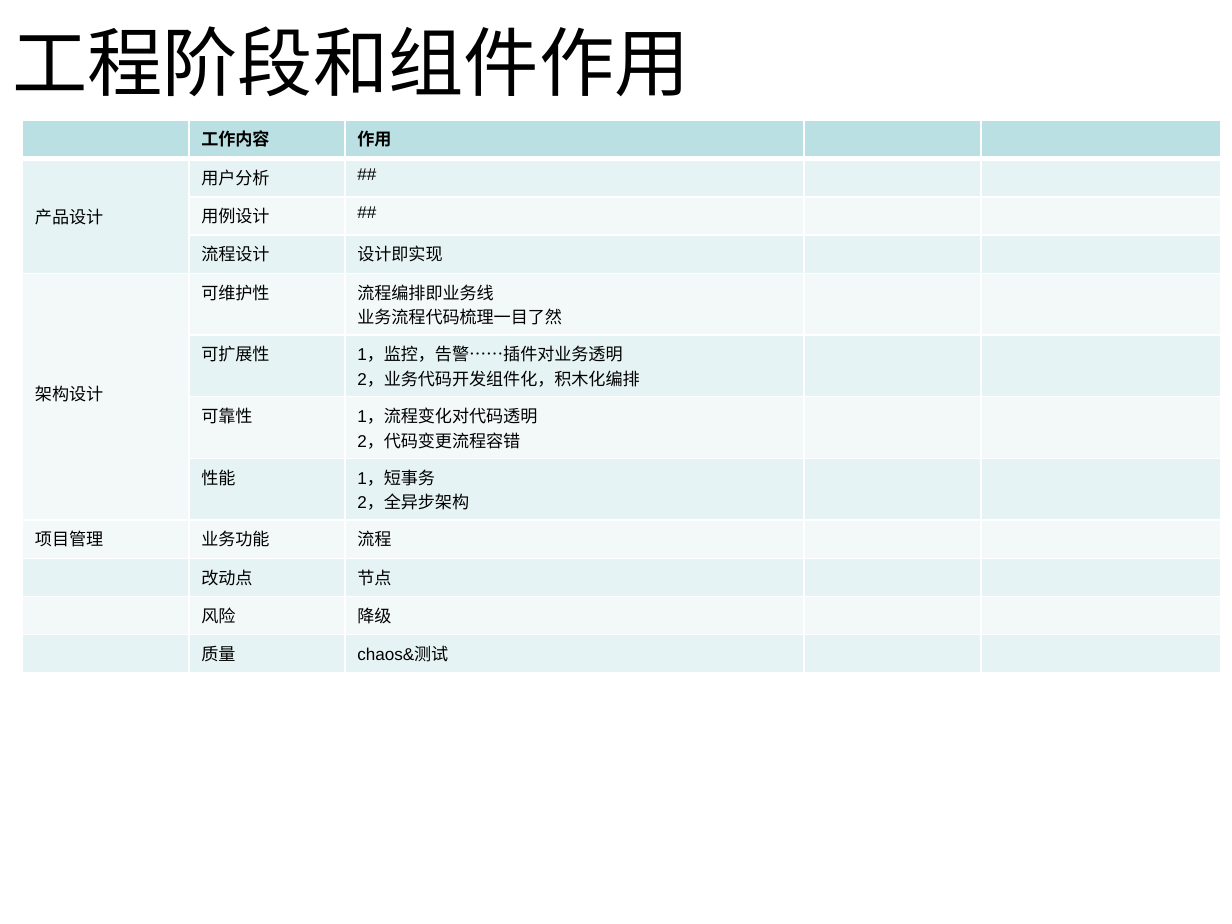
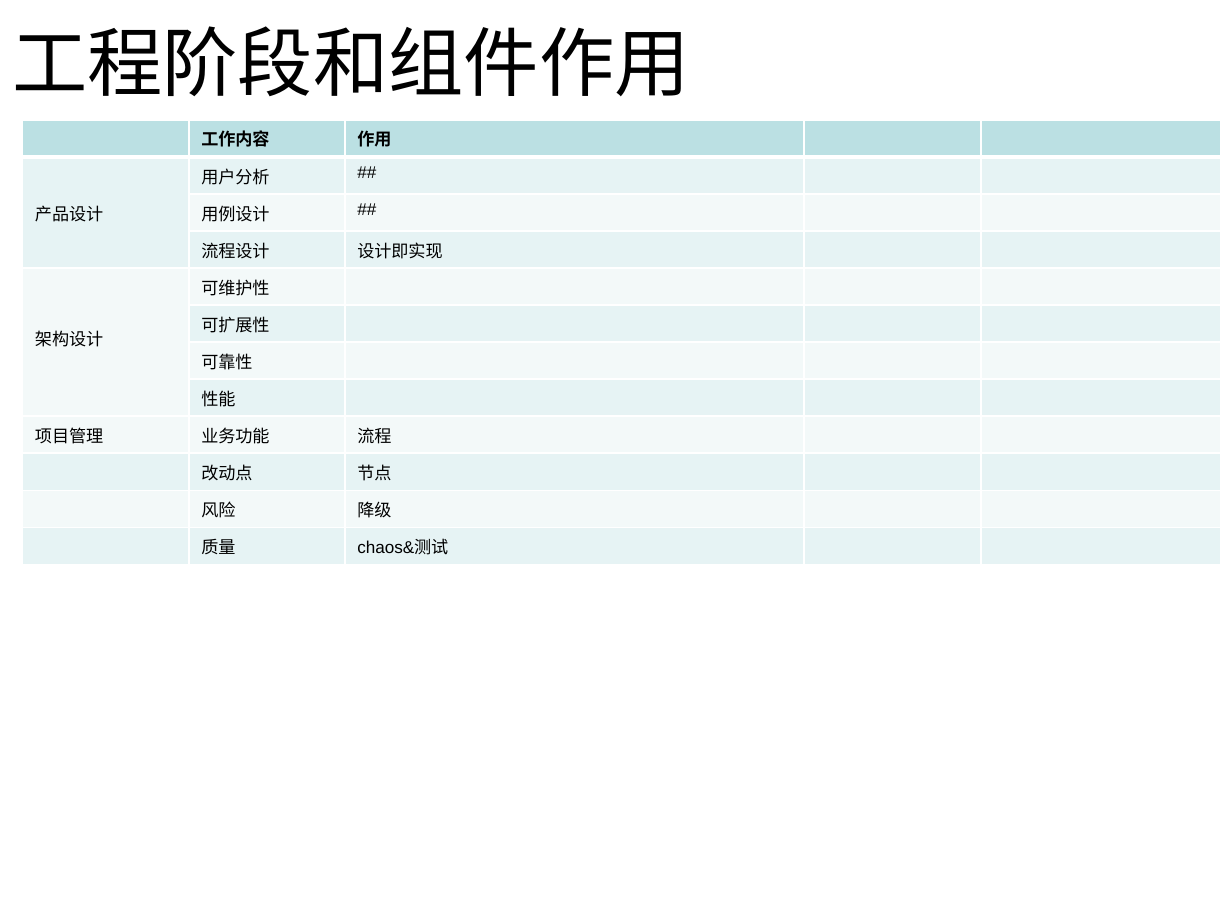
Before and after one commit to mmbbdddd/process-control, a slide deck: slide 4 of doc/流程编排组件说明.pptx. Drawn at 1232x924 pixels with LibreOffice and Linux fonts; fonts in the diff are those of the drawing. Boxes give left, top, right and bottom in pixels: in the first picture for what was removed or moved away, otherwise in the second. Text is boxed around its words. In the diff, an @@ line names an element or a change of style, - is before the commit and + after.

Commit message:
补充ppt

```diff
--- a/doc/流程编排组件说明.pptx
+++ b/doc/流程编排组件说明.pptx
@@ table at bbox=[22, 120, 1220, 559] @@
-row 5, column 3: 流程编排即业务线 / 业务流程代码梳理一目了然
+row 5, column 3: 
-row 6, column 3: 1，监控，告警……插件对业务透明 / 2，业务代码开发组件化，积木化编排
+row 6, column 3: 
-row 7, column 3: 1，流程变化对代码透明 / 2，代码变更流程容错
+row 7, column 3: 
-row 8, column 3: 1，短事务 / 2，全异步架构
+row 8, column 3: 
```
